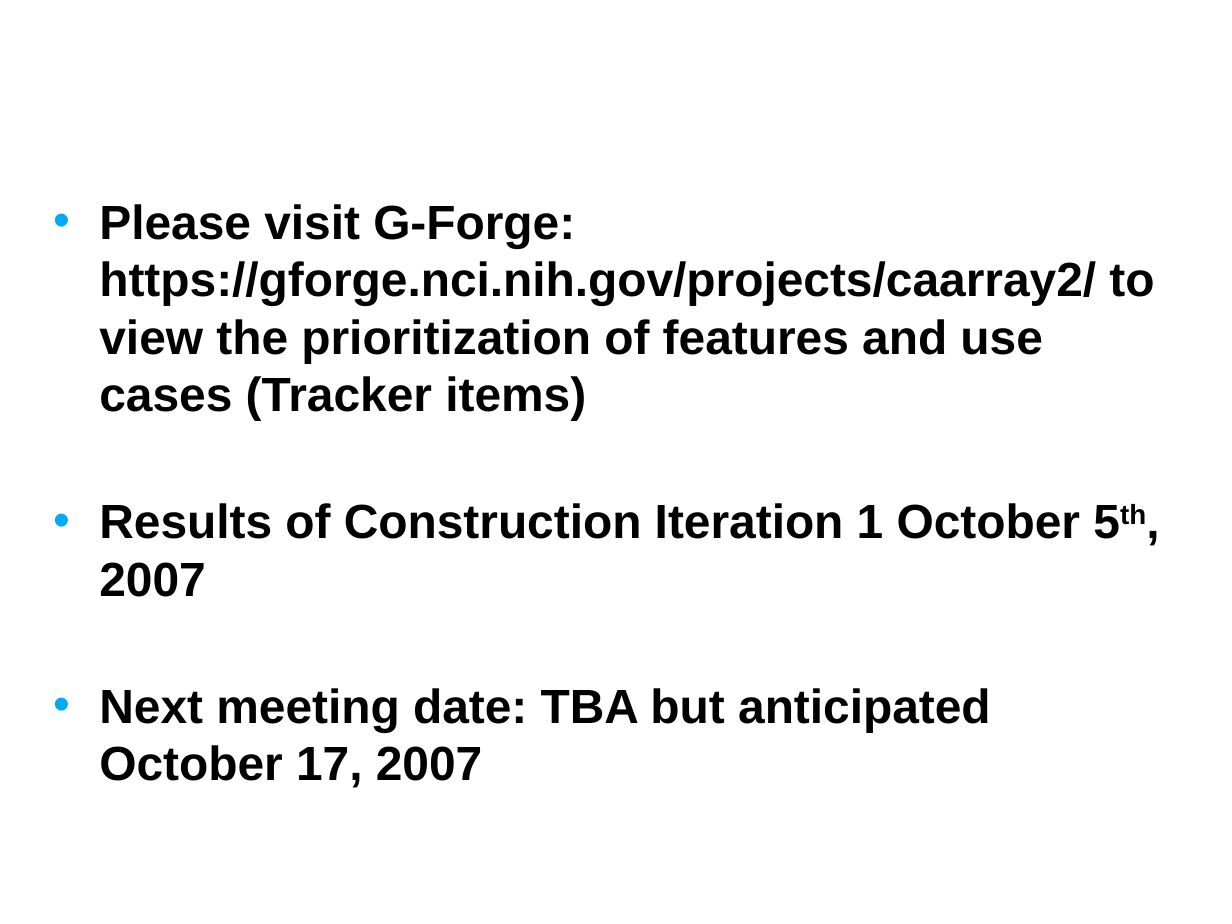
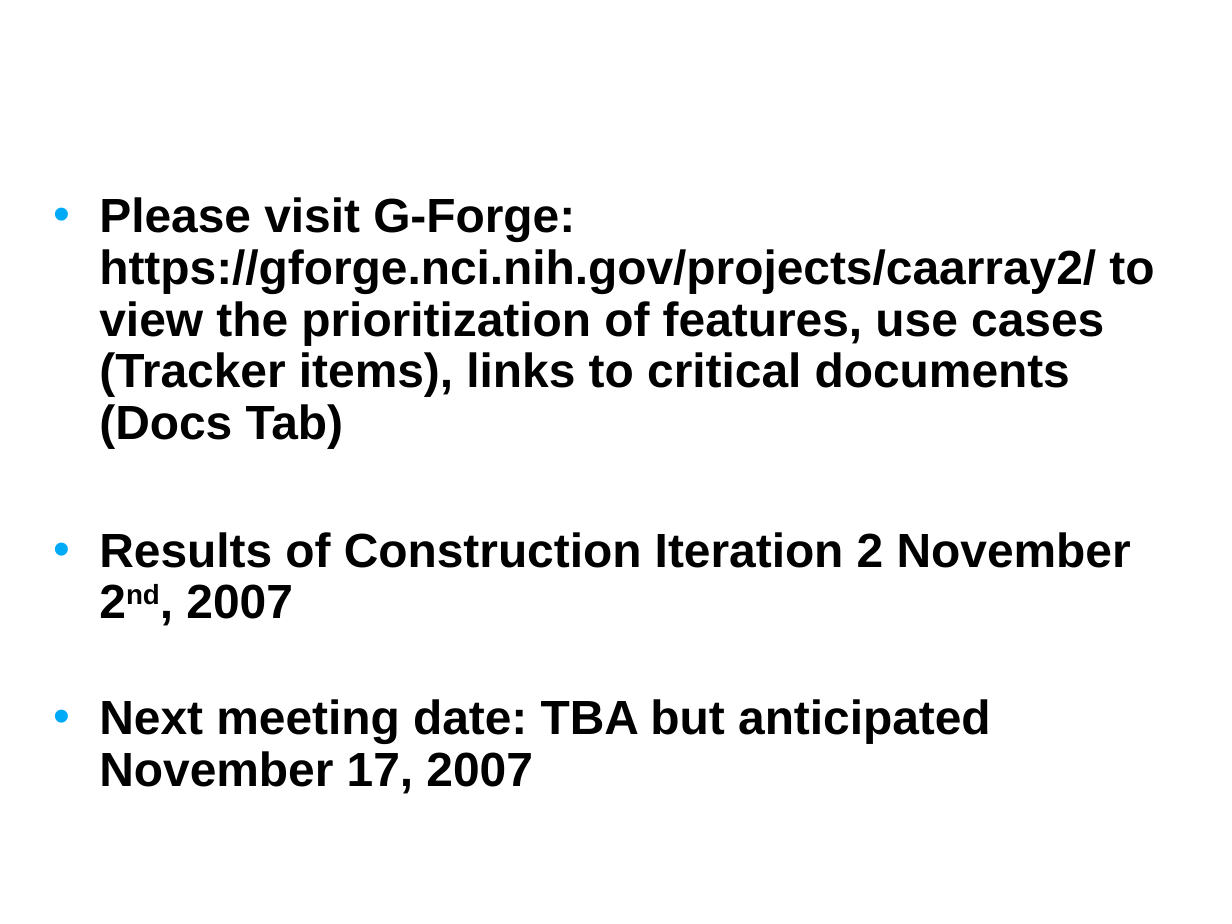
Before and after one commit to NCIP/caarray-docs, a slide deck: slide 16 of project_management/open_meetings/caArray User Community Meeting Oct17.ppt (slide 17 before the commit). Drawn at 1232x924 pixels with LibreOffice and Linux fonts; fonts in the diff are those of the drawing; background and template pictures are left out. Boxes give left, top, right and bottom in pixels: in the first picture for what was removed or moved away, otherwise in the second. Text is boxed around its words. In the diff, an @@ line names an element or a change of style, - is before the commit and + after.

```diff
--- a/project_management/open_meetings/caArray User Community Meeting Oct17.ppt
+++ b/project_management/open_meetings/caArray User Community Meeting Oct17.ppt
@@ text at [99, 197, 1154, 794]: text changed @@
-• Please visit G-Forge: https://gforge.nci.nih.gov/projects/caarray2/ to view the prioritization of features and use cases (Tracker items)
-• Results of Construction Iteration 1 October 5th, 2007
-• Next meeting date: TBA but anticipated October 17, 2007
+• Please visit G-Forge: https://gforge.nci.nih.gov/projects/caarray2/ to view the prioritization of features, use cases (Tracker items), links to critical documents (Docs Tab)
+• Results of Construction Iteration 2 November 2nd, 2007
+• Next meeting date: TBA but anticipated November 17, 2007
```
Also in this commit, not shown: 5 other slides changed, 5 slides added, 6 slides removed.
